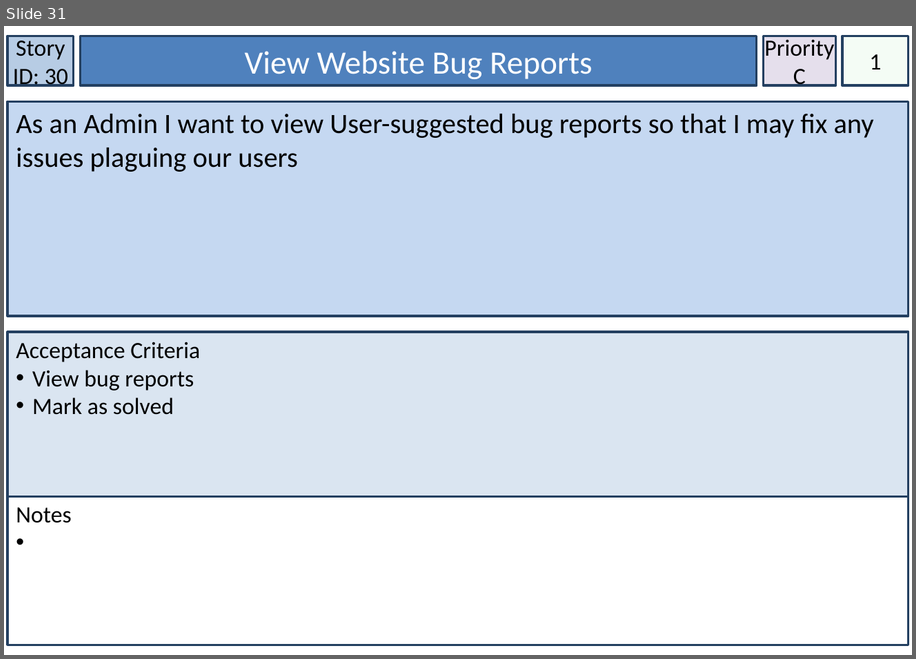
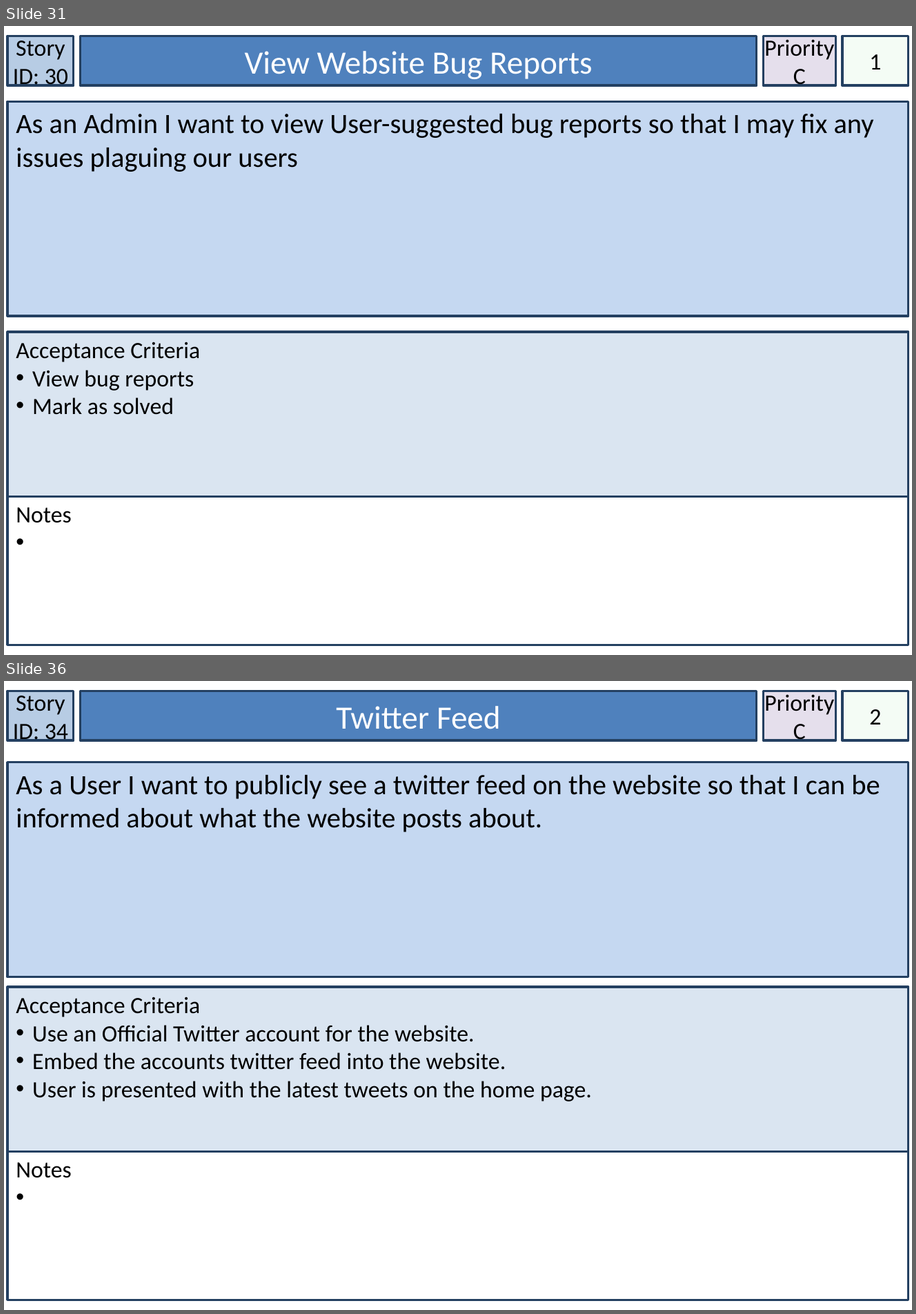
Before and after one commit to lowejosh/Django-landmarks, a slide deck: Artifact Files/Story Cards.pptx. Shown one above the other, each under a label of ours: slide 31 before the commit, slides 31 and 36 after it; the slides between them are not shown. The pictures are 916x659 and 916x1314 pixels, drawn with LibreOffice and Linux fonts; fonts in the diff are those of the drawing. Boxes give left, top, right and bottom in pixels: in the first picture for what was removed or moved away, otherwise in the second. Text is boxed around its words. In the diff, an @@ line names an element or a change of style, - is before the commit and + after.

```diff
--- a/Artifact Files/Story Cards.pptx
+++ b/Artifact Files/Story Cards.pptx
@@ slide 36 added at bbox=[4, 681, 912, 1310], background #FFFFFF @@
@@ rectangle added at bbox=[7, 691, 74, 740], fill #B7CCE4, outline #244061 2 pt, 20 pt, text #000000 @@
+Story ID: 34
@@ rectangle added at bbox=[81, 691, 757, 740], fill #4F81BD, outline #244061 2 pt, 28 pt, text #FFFFFF @@
+Twitter Feed
@@ rectangle added at bbox=[764, 691, 837, 740], fill #E5DFEC, outline #244061 2 pt, 20 pt, text #000000 @@
+Priority
+C
@@ rectangle added at bbox=[842, 691, 909, 740], fill #CCF0CD at 20% opacity, outline #244061 2 pt, 20 pt, text #000000 @@
+2
@@ rectangle added at bbox=[7, 762, 909, 977], fill #C5D8F1, outline #244061 2 pt, 24 pt, text #000000 @@
+As a User I want to publicly see a twitter feed on the website so that I can be informed about what the website posts about.
@@ rectangle added at bbox=[7, 987, 909, 1152], fill #DAE5F1, outline #244061 2 pt, 20 pt, text #000000 @@
+Acceptance Criteria
+• Use an Official Twitter account for the website.
+• Embed the accounts twitter feed into the website.
+• User is presented with the latest tweets on the home page.
@@ rectangle added at bbox=[7, 1152, 909, 1300], fill #FFFFFF, outline #244061 2 pt, 20 pt, text #000000 @@
+Notes
```
Also in this commit, not shown: 1 slide changed, 10 other slides added, 9 other files.
